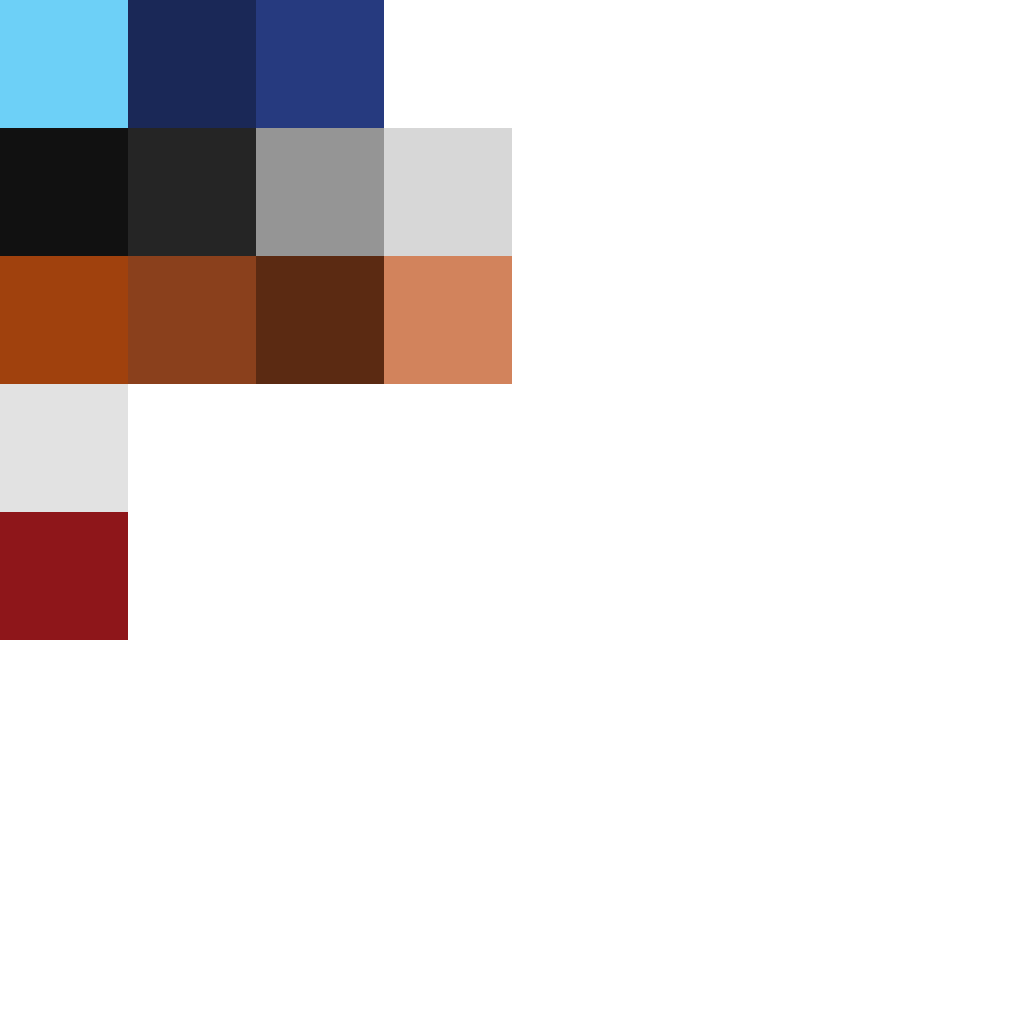
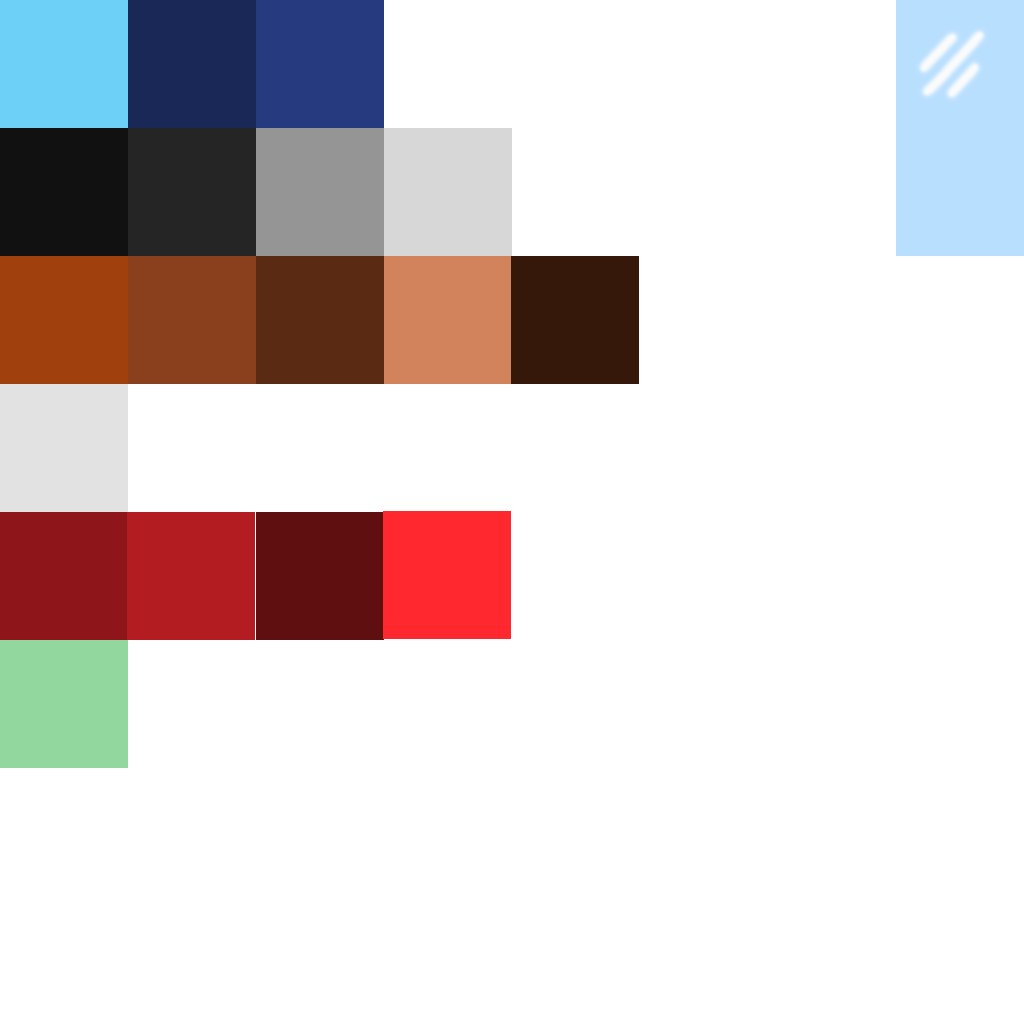
Layers edited between the first and the second (1024, 1024) image:
added layer "Layer 17" in group "Artboard 1" over [0, 640, 128, 768]
added layer "Layer 16" in group "Artboard 1" over [896, 0, 1024, 256]
added layer "Layer 15" in group "Artboard 1" over [383, 256, 639, 639]
added layer "Layer 14" in group "Artboard 1" over [127, 512, 384, 640]
